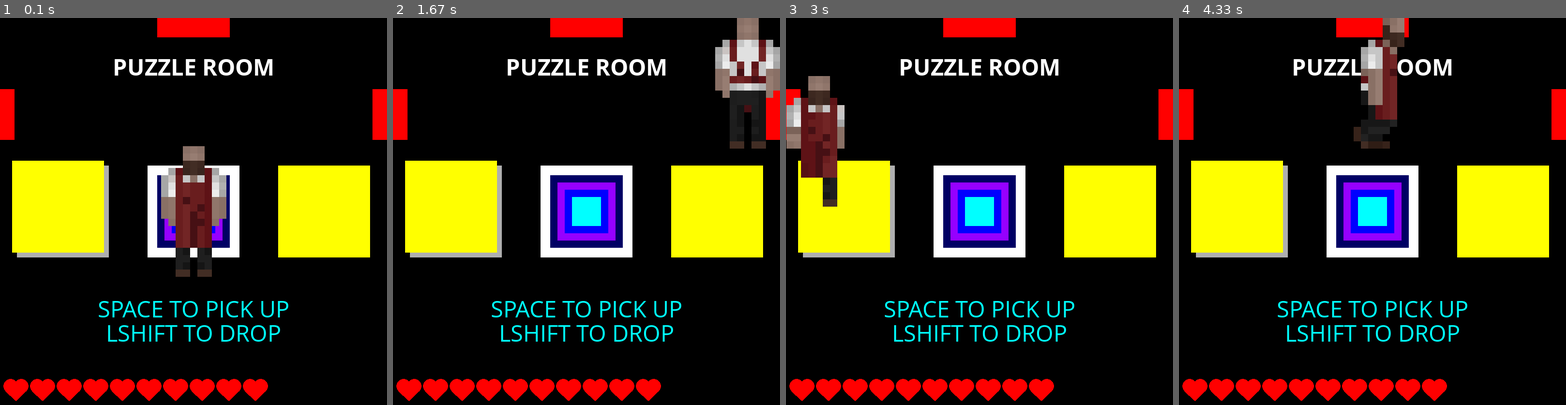
Above: before the commit, frames 1-4 (left to right).
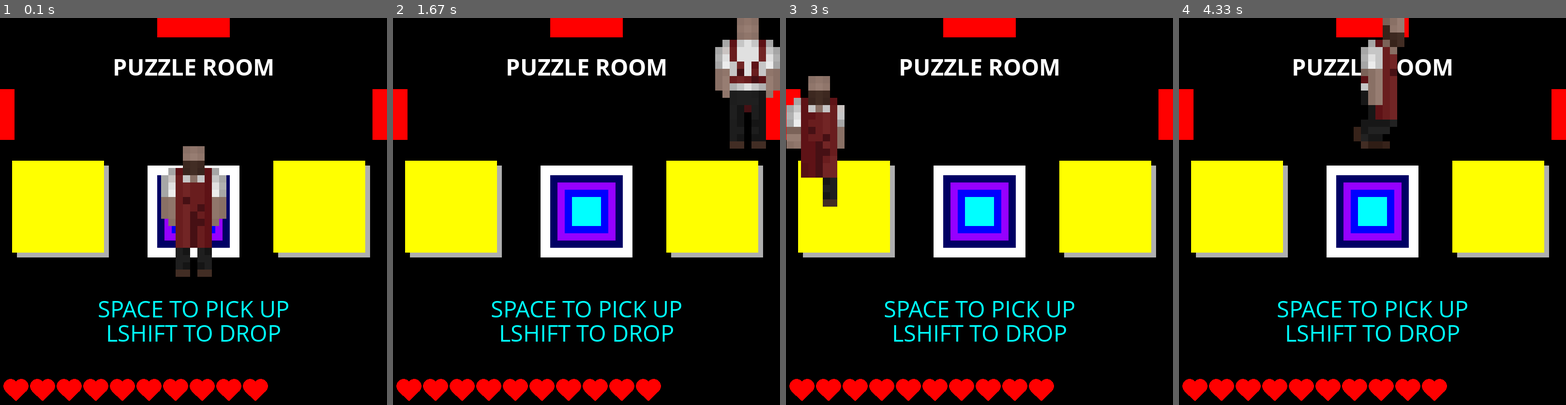
Above: after the commit, the same moments.

Repository: GetInk/useless_magnets
Game: pygame game, started from main.py
Two runs of this game, one before a commit and one after it. Both use one fixed random seed, a clock stepped at 60 frames per second and the inputs below.
Inputs:
- Up to frame 1 (0.1 s): no input
- Up to frame 2 (1.67 s): tap Space at 0.33 s; hold Right 0.67-1.13 s; hold Up 1.17-1.47 s
- Up to frame 3 (3 s): tap Shift at 2 s; hold Left 2.33-2.87 s; hold Down from 2.9 s (still down)
- Up to frame 4 (4.33 s): release Down at 3.2 s; hold Left 3.23-3.63 s; hold Up 3.67-4.03 s; hold Right from 4.07 s (still down)

The runs differ from the first frame. In frame 1, 1.2% of the frame differs, in the area x 70-96%, y 36-62%; in frame 2, 1.2%; in frame 3, 1.2%; in frame 4, 1.2%.

Commit message:
Fixed item/door bug

Diff:
--- a/rooms.py
+++ b/rooms.py
@@ -76,7 +76,7 @@
                         "draw":[670, 400, 190, 190, yellow, "rect"],
                         "whenDraw": 0,
                         "items":[],
-                        "pressure":False,
+                        "pressure":True,
                         "pressed":False
                     }
                 },
